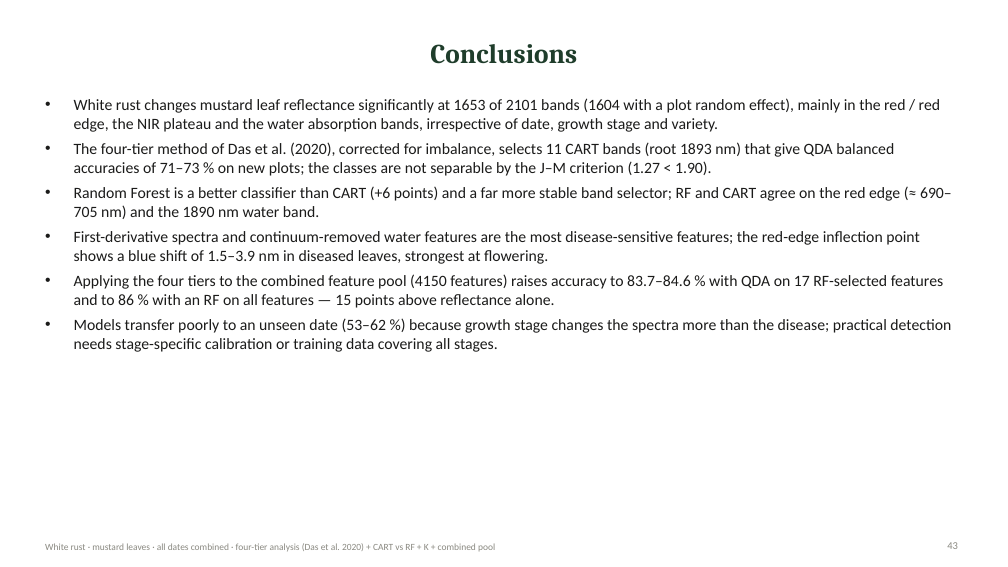
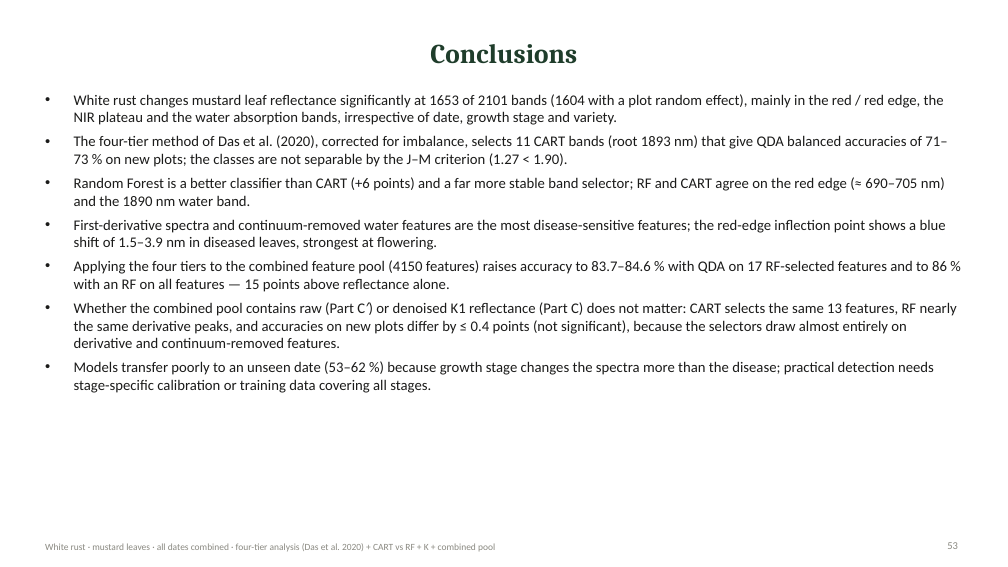
Before and after one commit to animesh809359-afk/sonu, a slide deck: slide 53 of deliverables/WhiteRust_AllDates/WhiteRust_Mustard_Leaf_AllDates_FourTier_CART_RF_K_Combined_Presentation.pptx (slide 43 before the commit). Drawn at 1008x567 pixels with LibreOffice and Linux fonts; fonts in the diff are those of the drawing. Boxes give left, top, right and bottom in pixels: in the first picture for what was removed or moved away, otherwise in the second. Text is boxed around its words. In the diff, an @@ line names an element or a change of style, - is before the commit and + after.

```diff
--- a/deliverables/WhiteRust_AllDates/WhiteRust_Mustard_Leaf_AllDates_FourTier_CART_RF_K_Combined_Presentation.pptx
+++ b/deliverables/WhiteRust_AllDates/WhiteRust_Mustard_Leaf_AllDates_FourTier_CART_RF_K_Combined_Presentation.pptx
@@ text at [74,94,947,393]: size 15 to 14 pt in "White rust changes mustard leaf reflectance significantly ...", "The four-tier method of Das et al. ...", "Random Forest is a better classifier than ...", "First-derivative spectra and continuum-removed water feature ..." and 2 more places @@
@@ text at [74,302,957,348]: paragraph added @@
+• Whether the combined pool contains raw (Part C′) or denoised K1 reflectance (Part C) does not matter: CART selects the same 13 features, RF nearly the same derivative peaks, and accuracies on new plots differ by ≤ 0.4 points (not significant), because the selectors draw almost entirely on derivative and continuum-removed features.
@@ page number at [947,542,958,549]: text changed @@
-43
+53
```
Also in this commit, not shown: 5 other slides changed, 10 slides added, 13 other files.
